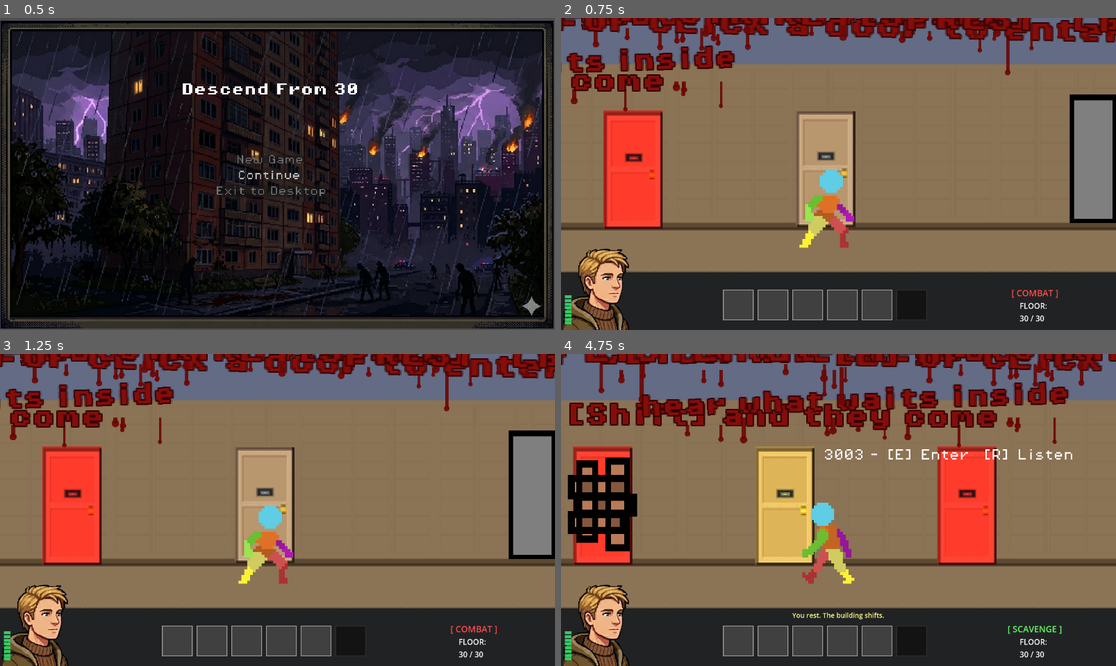
Above: before the commit, frames 1-4 (two rows, left to right).
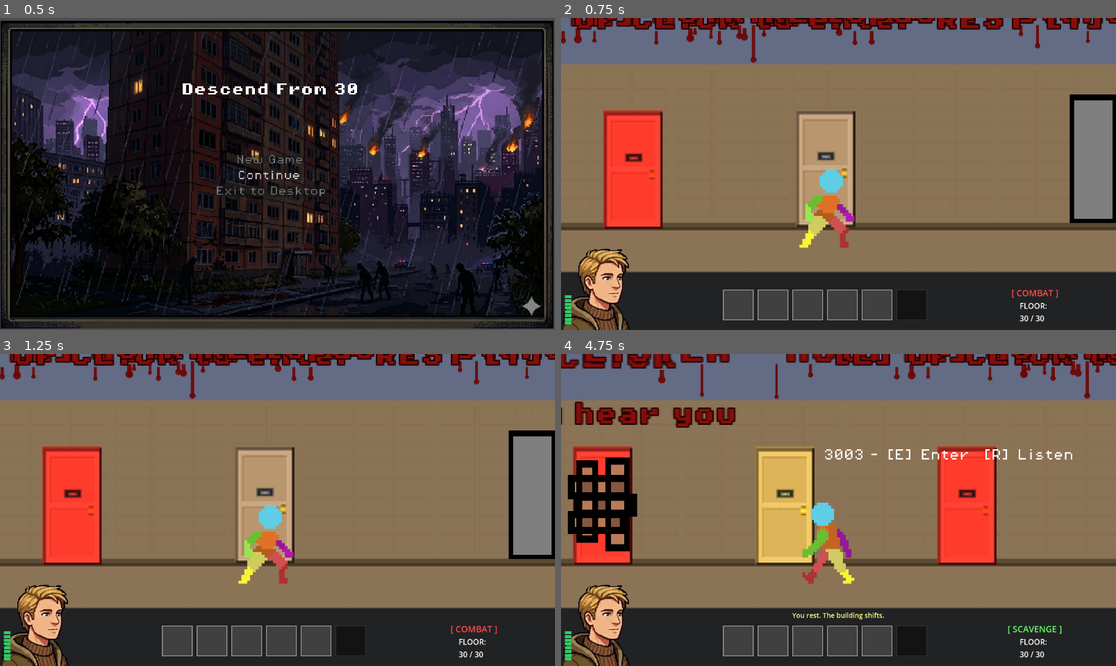
Above: after the commit, the same moments.

Repository: AdenHogan/descend-from-30
Game: Godot game, scene res://scenes/title_screen.tscn
The game is run twice, just before and just after one commit, with the same random seed, the same clock (stepped at 60 frames per second) and the same inputs.
Inputs (mouse positions are in pixels of both pictures, inside the frame that each line leads up to):
- Up to frame 1 (0.5 s): no input
- Up to frame 2 (0.75 s): click (832, 158) at 0.5 s
- Up to frame 3 (1.25 s): no input
- Up to frame 4 (4.75 s): tap A every 0.75 s from 1.25 to 4.25 s; drag from (633, 506) to (894, 441) at 1.27 s; drag from (616, 506) to (794, 506) at 2.02 s; move the mouse to (594, 506) at 2.77 s; hold Right (move_right) 2.78-3.5 s; tap R (listen) at 2.85 s; click (594, 506) at 2.92 s; tap F (mode_toggle) at 3.05 s; drag from (810, 572) to (710, 506) at 3.52 s; move the mouse to (1005, 556) at 4.27 s; hold Left (move_left) from 4.28 s (still down); hold T (rest) from 4.28 s (still down); right-click (1005, 556) at 4.35 s

Frame 1 is identical in both runs. In frame 2, 7.4% of the frame differs, in the area x 0-100%, y 0-31%; in frame 3, 7.4%; in frame 4, 11%.

Commit message:
Make Floor 30 editable: pause menu autoloaded, blood text is an editor node
Two blockers to hand-tuning the tutorial, both fixed:

1. The pause menu was instanced (full-screen) in hallway/building_floors/
   lobby/room, so its ColorRect blanketed every scene in the 2D editor.
   Moved it to an autoload (PauseMenu) and removed the instance + its
   ext_resource from all four scenes; game.gd toggles the singleton
   directly. It now exists once, out of the scenes, so each world scene
   is editable again.

2. Blood text was spawned at runtime (couldn't be positioned in editor).
   Rewrote blood_text.gd as a @tool Node2D that draws its own text +
   drips live in the editor, with @export text / font_size / drip_density
   in the Inspector. New scenes/blood_text.tscn to instance. The Floor 30
   hallway hints are now BAKED into hallway.tscn (group 'tutorial_blood')
   so they can be dragged/resized by hand; room hints go into the
   Tutorial/ modules (first-run-only by nature). hallway.gd/room.gd hide
   the tutorial_blood group on later runs. Removed the old
   tutorial_hints.gd spawner.

Tests: blood_text component (editable props, font, z), hallway baked
hints present + pause menu absent from all four scenes, PauseMenu
autoload resolves; all eight suites green. Hallway boots clean headless.

Co-Authored-By: Claude Fable 5 <noreply@anthropic.com>
Claude-Session: https://claude.ai/code/session_018G5NCP3m9WbvqqpohXSrqQ

Diff:
--- a/project.godot
+++ b/project.godot
@@ -22,6 +22,7 @@
 Game="*uid://1nctco5l864u"
 HUD="*uid://r74tk0l57buv"
 SettingsManager="*uid://bty8guqxk0ug3"
+PauseMenu="*uid://chxtq3ecgwk1a"
 
 [input]
 
--- /dev/null
+++ b/scenes/blood_text.tscn
@@ -0,0 +1,8 @@
+[gd_scene load_steps=2 format=3 uid="uid://c1u9dgtjllddv"]
+
+[ext_resource type="Script" uid="uid://bb7rufsswp7s8" path="res://scripts/blood_text.gd" id="1_blood"]
+
+[node name="BloodText" type="Node2D"]
+script = ExtResource("1_blood")
+text = "THEY ARE HERE"
+font_size = 22
--- a/scenes/building_floors.tscn
+++ b/scenes/building_floors.tscn
@@ -12,7 +12,6 @@
 [ext_resource type="FontFile" uid="uid://tv2mlsq0xxsg" path="res://assets/fonts/PixelOperator8.ttf" id="9_q2usw"]
 [ext_resource type="Texture2D" uid="uid://bx46mfhgn5rg4" path="res://assets/Hallway_Staircase_Right.png" id="11_0lhb2"]
 [ext_resource type="Texture2D" uid="uid://d3neqlrb8e6j" path="res://assets/Lobby_Right.png" id="12_q6nx7"]
-[ext_resource type="PackedScene" uid="uid://chxtq3ecgwk1a" path="res://scenes/pause_menu.tscn" id="13_d55jr"]
 
 [sub_resource type="WorldBoundaryShape2D" id="WorldBoundaryShape2D_uwrxv"]
 
@@ -538,5 +537,3 @@
 text = "↑"
 horizontal_alignment = 1
 vertical_alignment = 1
-
-[node name="PauseMenu" parent="." unique_id=1691155252 instance=ExtResource("13_d55jr")]
--- a/scenes/hallway.tscn
+++ b/scenes/hallway.tscn
@@ -10,7 +10,7 @@
 [ext_resource type="Script" uid="uid://j5pxhahwwyf5" path="res://scripts/stairwell.gd" id="8_nlnob"]
 [ext_resource type="FontFile" uid="uid://tv2mlsq0xxsg" path="res://assets/fonts/PixelOperator8.ttf" id="9_hwv8p"]
 [ext_resource type="Texture2D" uid="uid://dmf7nbqiuywie" path="res://assets/Hallway_Staircase_Left.png" id="10_52g5x"]
-[ext_resource type="PackedScene" uid="uid://chxtq3ecgwk1a" path="res://scenes/pause_menu.tscn" id="11_hwv8p"]
+[ext_resource type="PackedScene" uid="uid://c1u9dgtjllddv" path="res://scenes/blood_text.tscn" id="20_blood"]
 
 [sub_resource type="WorldBoundaryShape2D" id="WorldBoundaryShape2D_uwrxv"]
 
@@ -458,4 +458,33 @@
 scale = Vector2(0.2259206, 0.25902933)
 texture = ExtResource("10_52g5x")
 
-[node name="PauseMenu" parent="." unique_id=1691155252 instance=ExtResource("11_hwv8p")]
+
+[node name="Hint_Move" parent="." instance=ExtResource("20_blood") groups=["tutorial_blood"]]
+position = Vector2(170, 250)
+text = "MOVE — A · D  or CLICK"
+font_size = 18
+
+[node name="Hint_Run" parent="." instance=ExtResource("20_blood") groups=["tutorial_blood"]]
+position = Vector2(150, 292)
+text = "RUN [Shift] and they hear you"
+font_size = 15
+
+[node name="Hint_Listen" parent="." instance=ExtResource("20_blood") groups=["tutorial_blood"]]
+position = Vector2(430, 246)
+text = "LISTEN — hold [R] at a door"
+font_size = 18
+
+[node name="Hint_Enter" parent="." instance=ExtResource("20_blood") groups=["tutorial_blood"]]
+position = Vector2(600, 250)
+text = "[E] or CLICK to enter"
+font_size = 16
+
+[node name="Hint_Strike" parent="." instance=ExtResource("20_blood") groups=["tutorial_blood"]]
+position = Vector2(726, 246)
+text = "STRIKE [Space]   stance [F]"
+font_size = 16
+
+[node name="Hint_Rest" parent="." instance=ExtResource("20_blood") groups=["tutorial_blood"]]
+position = Vector2(905, 250)
+text = "REST [T] while you can"
+font_size = 16
--- a/scenes/lobby.tscn
+++ b/scenes/lobby.tscn
@@ -11,7 +11,6 @@
 [ext_resource type="Script" uid="uid://chpvp4q3y30nf" path="res://scripts/lobby.gd" id="10_m1sns"]
 [ext_resource type="Texture2D" uid="uid://gcweymtdvo6" path="res://assets/Lobby_Exit.png" id="11_m1sns"]
 [ext_resource type="Script" uid="uid://c1g4j83firkrc" path="res://scripts/lobby_exit.gd" id="12_dyhay"]
-[ext_resource type="PackedScene" uid="uid://chxtq3ecgwk1a" path="res://scenes/pause_menu.tscn" id="12_m1sns"]
 
 [sub_resource type="WorldBoundaryShape2D" id="WorldBoundaryShape2D_uwrxv"]
 
@@ -468,5 +467,3 @@
 [node name="CollisionShape2D" type="CollisionShape2D" parent="Area2D" unique_id=240060759]
 position = Vector2(-2.5, -2.5)
 shape = SubResource("RectangleShape2D_q6qq2")
-
-[node name="PauseMenu" parent="." unique_id=1691155252 instance=ExtResource("12_m1sns")]
--- a/scenes/room.tscn
+++ b/scenes/room.tscn
@@ -6,7 +6,6 @@
 [ext_resource type="Texture2D" uid="uid://dg4sb1pbne4" path="res://assets/world_tileset.png" id="3_85yof"]
 [ext_resource type="PackedScene" uid="uid://cdhh5xsokqcli" path="res://scenes/door_open.tscn" id="4_14vil"]
 [ext_resource type="PackedScene" uid="uid://8ttead1nbqvc" path="res://scenes/loot_ui.tscn" id="6_jn645"]
-[ext_resource type="PackedScene" uid="uid://chxtq3ecgwk1a" path="res://scenes/pause_menu.tscn" id="7_qvc4m"]
 
 [sub_resource type="RectangleShape2D" id="RectangleShape2D_jxe34"]
 size = Vector2(16, 174)
@@ -411,5 +410,3 @@
 position = Vector2(797, 272)
 
 [node name="LootUI" parent="." unique_id=233333978 instance=ExtResource("6_jn645")]
-
-[node name="PauseMenu" parent="." unique_id=1691155252 instance=ExtResource("7_qvc4m")]
--- a/scripts/blood_text.gd
+++ b/scripts/blood_text.gd
@@ -1,59 +1,63 @@
+@tool
 extends Node2D
+class_name BloodText
 
-# Diegetic tutorial text scrawled on the walls in blood (Floor 30, first run).
-# A styled Label plus procedurally drawn drips so it reads as hand-smeared
-# rather than a UI popup. Call setup() before adding to the tree.
+# Diegetic tutorial text scrawled in blood on the walls (Floor 30, first run).
+# @tool so it renders live in the editor — drop a BloodText node into a scene,
+# type the message and set the size/tilt in the Inspector, and drag it exactly
+# where you want it on the wall. Draws the text + procedural drips itself (no
+# child nodes), so what you see in the editor is what ships.
 
 const BLOOD = Color(0.52, 0.05, 0.04, 1.0)
-const BLOOD_DARK = Color(0.20, 0.01, 0.01, 1.0)
+const BLOOD_DARK = Color(0.14, 0.01, 0.01, 1.0)
 const DRIP = Color(0.42, 0.03, 0.02, 0.92)
 
-var text: String = ""
-var font_size: int = 20
-var _label: Label = null
-var _drips: Array = []
-var _width: float = 0.0
+@export_multiline var text: String = "THEY ARE HERE":
+	set(v):
+		text = v
+		queue_redraw()
+@export var font_size: int = 22:
+	set(v):
+		font_size = max(1, v)
+		queue_redraw()
+@export_range(0.0, 1.0) var drip_density: float = 1.0:
+	set(v):
+		drip_density = v
+		queue_redraw()
 
-
-func setup(t: String, size: int = 20) -> void:
-	text = t
-	font_size = size
+var _font: Font = null
 
 
 func _ready() -> void:
-	z_index = 1
-	var font = load("res://assets/fonts/PixelOperator8-Bold.ttf")
-	_label = Label.new()
-	_label.text = text
-	if font != null:
-		_label.add_theme_font_override("font", font)
-	_label.add_theme_font_size_override("font_size", font_size)
-	_label.add_theme_color_override("font_color", BLOOD)
-	_label.add_theme_color_override("font_outline_color", BLOOD_DARK)
-	_label.add_theme_constant_override("outline_size", 4)
-	# Slight hand-scrawled tilt, seeded off the text so it's stable per hint.
-	var rng = RandomNumberGenerator.new()
-	rng.seed = hash(text)
-	_label.rotation = deg_to_rad(rng.randf_range(-2.5, 2.5))
-	_label.position = Vector2.ZERO
-	add_child(_label)
-	await get_tree().process_frame
-	_width = _label.size.x
-	# Drips fall from under the letters — a few long, several short.
-	var count = max(2, int(_width / 45.0))
-	for i in range(count):
-		_drips.append({
-			"x": rng.randf() * _width,
-			"len": rng.randf_range(5.0, 30.0) if rng.randf() < 0.4 else rng.randf_range(3.0, 10.0),
-			"wd": rng.randf_range(1.5, 3.2),
-		})
+	z_index = 1  # actor/foreground scrawl sits above the wall backdrop
 	queue_redraw()
 
 
+func _get_font() -> Font:
+	if _font == null:
+		_font = load("res://assets/fonts/PixelOperator8-Bold.ttf")
+	return _font
+
+
 func _draw() -> void:
-	var base_y = float(font_size) * 1.0
-	for d in _drips:
-		var start = Vector2(d["x"], base_y)
-		var end = Vector2(d["x"], base_y + d["len"])
-		draw_line(start, end, DRIP, d["wd"])
-		draw_circle(end, d["wd"] * 0.85, DRIP)  # bead at the tip
+	var font = _get_font()
+	if font == null or text == "":
+		return
+	var baseline = Vector2(0, font_size)
+	# Heavy dark outline first, blood-red fill on top.
+	draw_string_outline(font, baseline, text, HORIZONTAL_ALIGNMENT_LEFT, -1, font_size, 4, BLOOD_DARK)
+	draw_string(font, baseline, text, HORIZONTAL_ALIGNMENT_LEFT, -1, font_size, BLOOD)
+
+	# Drips fall from just under the letters; seeded off the text so they stay
+	# put between redraws instead of crawling around while you edit.
+	var width = font.get_string_size(text, HORIZONTAL_ALIGNMENT_LEFT, -1, font_size).x
+	var rng = RandomNumberGenerator.new()
+	rng.seed = hash(text)
+	var count = int(max(2.0, width / 45.0) * drip_density)
+	var base_y = float(font_size) + 2.0
+	for i in range(count):
+		var x = rng.randf() * width
+		var length = rng.randf_range(5.0, 30.0) if rng.randf() < 0.4 else rng.randf_range(3.0, 10.0)
+		var wd = rng.randf_range(1.5, 3.2)
+		draw_line(Vector2(x, base_y), Vector2(x, base_y + length), DRIP, wd)
+		draw_circle(Vector2(x, base_y + length), wd * 0.85, DRIP)
--- a/scripts/game.gd
+++ b/scripts/game.gd
@@ -27,11 +27,11 @@
 
 
 func _input(event: InputEvent) -> void:
+	# PauseMenu is an autoload now (not embedded in every scene), so it no
+	# longer blankets the editor viewport and each world scene stays editable.
 	if event.is_action_pressed("ui_cancel") and HUD.visible:
-		var pause_menu = get_tree().get_root().find_child("PauseMenu", true, false)
-		if pause_menu:
-			pause_menu.toggle(not pause_menu.visible)
-			get_viewport().set_input_as_handled()
+		PauseMenu.toggle(not PauseMenu.visible)
+		get_viewport().set_input_as_handled()
 
 func go_to_scene(scene_name: String) -> void:
 	get_tree().paused = false
--- a/scripts/hallway.gd
+++ b/scripts/hallway.gd
@@ -31,10 +31,12 @@
 	_spawn_corpses(30)
 	_spawn_world_drops(30)
 
-	# Diegetic tutorial: control hints scrawled in blood on the corridor walls,
-	# first run only (docs/GAME_DESIGN_DOC — replaces popup prompts).
-	if WorldState.is_first_run:
-		TutorialHints.spawn(self, TutorialHints.hallway_hints())
+	# Diegetic tutorial: blood-scrawled control hints are baked into the scene
+	# (group "tutorial_blood") so they can be positioned/resized in the editor.
+	# They only belong on the FIRST run — hide them otherwise.
+	if not WorldState.is_first_run:
+		for hint in get_tree().get_nodes_in_group("tutorial_blood"):
+			hint.visible = false
 
 func _spawn_corpses(floor_num: int) -> void:
 	var scene_path = get_tree().current_scene.scene_file_path
--- a/scripts/room.gd
+++ b/scripts/room.gd
@@ -115,10 +115,13 @@
 		WorldState.saved_player_x = 0.0
 		WorldState.saved_player_y = 0.0
 
-	# Blood-scrawled hints inside the first tutorial apartments (search / push
-	# / heal). First run + tutorial apartment only; 3003 is where combat begins.
-	if WorldState.is_first_run and TUTORIAL_SCENES.has(apartment_id):
-		TutorialHints.spawn(self, TutorialHints.room_hints())
+	# Room tutorial hints: place BloodText nodes (scenes/blood_text.tscn) into
+	# the Tutorial room modules in the editor — those modules only load on the
+	# first run, so they're first-run-gated automatically. Any tagged
+	# "tutorial_blood" here is hidden on later runs to be safe.
+	if not WorldState.is_first_run:
+		for hint in get_tree().get_nodes_in_group("tutorial_blood"):
+			hint.visible = false
 
 	var is_paradise = WorldState.is_paradise_apartment(apartment_id)
 	var interactable_script = load("res://scripts/interactable.gd")
--- a/scripts/tutorial_hints.gd
+++ /dev/null
@@ -1,41 +0,0 @@
-extends Node
-class_name TutorialHints
-
-# Floor-30 first-run tutorial: control hints scrawled in blood on the walls
-# (diegetic — no popup boxes). Key names are pulled live from SettingsManager
-# so a rebind shows the player's actual key. Positions are constants tuned in
-# the editor; gating (first run + floor 30) is the caller's job.
-
-static func _key(action: String) -> String:
-	return SettingsManager.binding_label(action)
-
-
-# [x, y, text, font_size]. Placed on the corridor wall above the doors.
-static func hallway_hints() -> Array:
-	return [
-		[170, 250, "MOVE   A · D   or CLICK where you run", 20],
-		[150, 292, "they hear you. RUN [%s] and they come" % _key("sprint"), 16],
-		[430, 246, "LISTEN at the doors — hold [%s]" % _key("listen"), 20],
-		[470, 288, "hear what waits inside", 15],
-		[600, 250, "[%s] or CLICK a door to enter" % _key("interact"), 18],
-		[726, 246, "STRIKE  [%s]     stance  [%s]" % [_key("attack"), _key("mode_toggle")], 18],
-		[905, 250, "REST  [%s]  while you still can" % _key("rest"), 18],
-	]
-
-
-# Hints inside the first tutorial apartments.
-static func room_hints() -> Array:
-	return [
-		[240, 250, "SEARCH the marks — CLICK them", 18],
-		[560, 250, "PUSH it off you  [%s]" % _key("push"), 18],
-		[400, 292, "HEAL before the grey takes you", 15],
-	]
-
-
-static func spawn(parent: Node, hints: Array) -> void:
-	var scene = load("res://scripts/blood_text.gd")
-	for h in hints:
-		var node = scene.new()
-		node.setup(h[2], h[3])
-		node.position = Vector2(h[0], h[1])
-		parent.add_child(node)
--- a/tests/tutorial_test.gd
+++ b/tests/tutorial_test.gd
@@ -1,6 +1,7 @@
 extends Node
 
-# Headless test for the Floor-30 blood-text tutorial hints.
+# Headless test for the editable blood-text tutorial component + the scene
+# changes that make Floor 30 editable (baked hints, pause menu autoloaded).
 # Run:  godot --headless res://tests/tutorial_test.tscn
 
 var failures: int = 0
@@ -15,44 +16,45 @@
 
 
 func _ready() -> void:
-	print("=== tutorial hints test ===")
-	_test_hint_data()
-	await _test_blood_text_builds()
-	_test_spawn()
+	print("=== tutorial / blood-text test ===")
+	_test_blood_text_component()
+	_test_hallway_baked_hints()
+	_test_pause_menu_autoload()
 	print("=== %s (%d failures) ===" % ["FAILED" if failures > 0 else "ALL PASSED", failures])
 	get_tree().quit(1 if failures > 0 else 0)
 
 
-func _test_hint_data() -> void:
-	print("[hint data]")
-	var hall = TutorialHints.hallway_hints()
-	var room = TutorialHints.room_hints()
-	check(hall.size() >= 5, "several hallway hints (%d)" % hall.size())
-	check(room.size() >= 2, "room hints present (%d)" % room.size())
-	# Live key labels are interpolated in (no leftover format tokens).
-	var joined = ""
-	for h in hall:
-		joined += h[2]
-	check(not joined.contains("%s"), "key placeholders resolved to real bindings")
-	check(joined.contains(SettingsManager.binding_label("listen")), "listen key appears in the hints")
-
-
-func _test_blood_text_builds() -> void:
-	print("[blood text]")
-	var bt = load("res://scripts/blood_text.gd").new()
-	bt.setup("MOVE  A · D", 20)
+func _test_blood_text_component() -> void:
+	print("[blood text component]")
+	var bt = load("res://scenes/blood_text.tscn").instantiate()
 	add_child(bt)
-	await get_tree().process_frame
-	await get_tree().process_frame
-	check(bt._label != null and bt._label.text == "MOVE  A · D", "blood text builds its label")
-	check(bt._drips.size() > 0, "drips generated under the text")
+	check(bt is Node2D, "blood text is a Node2D you can place")
+	check("text" in bt and "font_size" in bt, "exposes editable text + font_size")
+	bt.text = "TEST SCRAWL"
+	check(bt.text == "TEST SCRAWL", "text setter works")
+	check(bt._get_font() is Font, "loads the pixel font for drawing")
+	check(bt.z_index == 1, "renders on the foreground layer")
 	bt.queue_free()
 
 
-func _test_spawn() -> void:
-	print("[spawn]")
-	var holder = Node2D.new()
-	add_child(holder)
-	TutorialHints.spawn(holder, TutorialHints.hallway_hints())
-	check(holder.get_child_count() == TutorialHints.hallway_hints().size(), "spawn adds one node per hint")
-	holder.queue_free()
+func _test_hallway_baked_hints() -> void:
+	print("[hallway baked hints]")
+	var f = FileAccess.open("res://scenes/hallway.tscn", FileAccess.READ)
+	var src = f.get_as_text()
+	f.close()
+	check(src.count("tutorial_blood") >= 5, "several hints baked into hallway.tscn (editable)")
+	check(src.contains("scenes/blood_text.tscn"), "hallway references the blood_text scene")
+	# Pause menu must be OUT of the world scenes so the editor isn't blanketed.
+	check(not src.contains("pause_menu.tscn"), "pause menu removed from hallway.tscn")
+
+
+func _test_pause_menu_autoload() -> void:
+	print("[pause menu autoload]")
+	# The autoload node exists globally now (not embedded per scene).
+	var pm = get_node_or_null("/root/PauseMenu")
+	check(pm != null, "PauseMenu is an autoload singleton")
+	for scene in ["building_floors", "lobby", "room"]:
+		var f = FileAccess.open("res://scenes/%s.tscn" % scene, FileAccess.READ)
+		var src = f.get_as_text()
+		f.close()
+		check(not src.contains("pause_menu.tscn"), "pause menu removed from %s.tscn" % scene)
Not shown, removed: scripts/tutorial_hints.gd.uid
Not shown, changed: CLAUDE.md
Not shown, changed: docs/GAME_DESIGN_DOC.md
